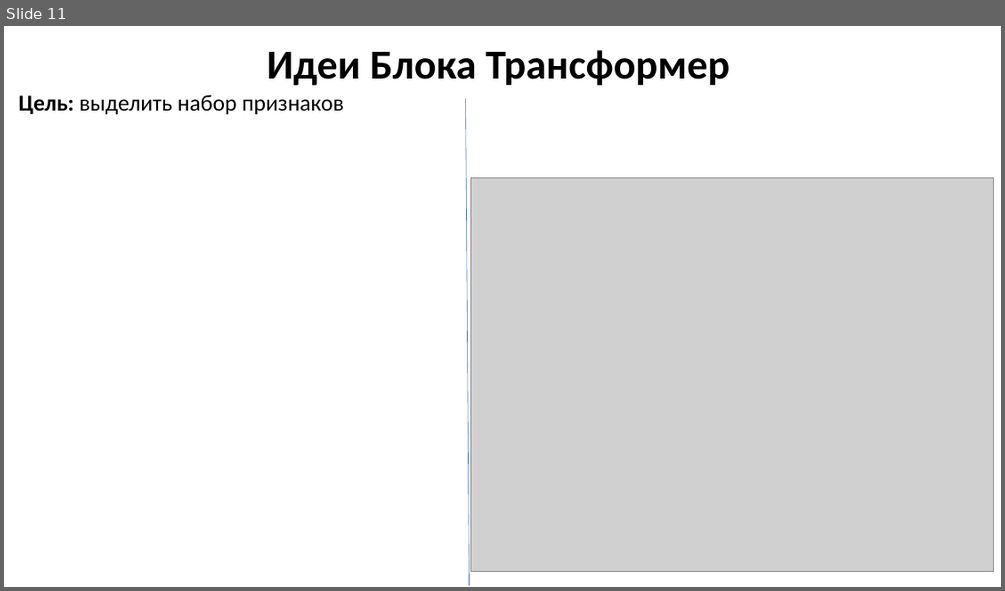
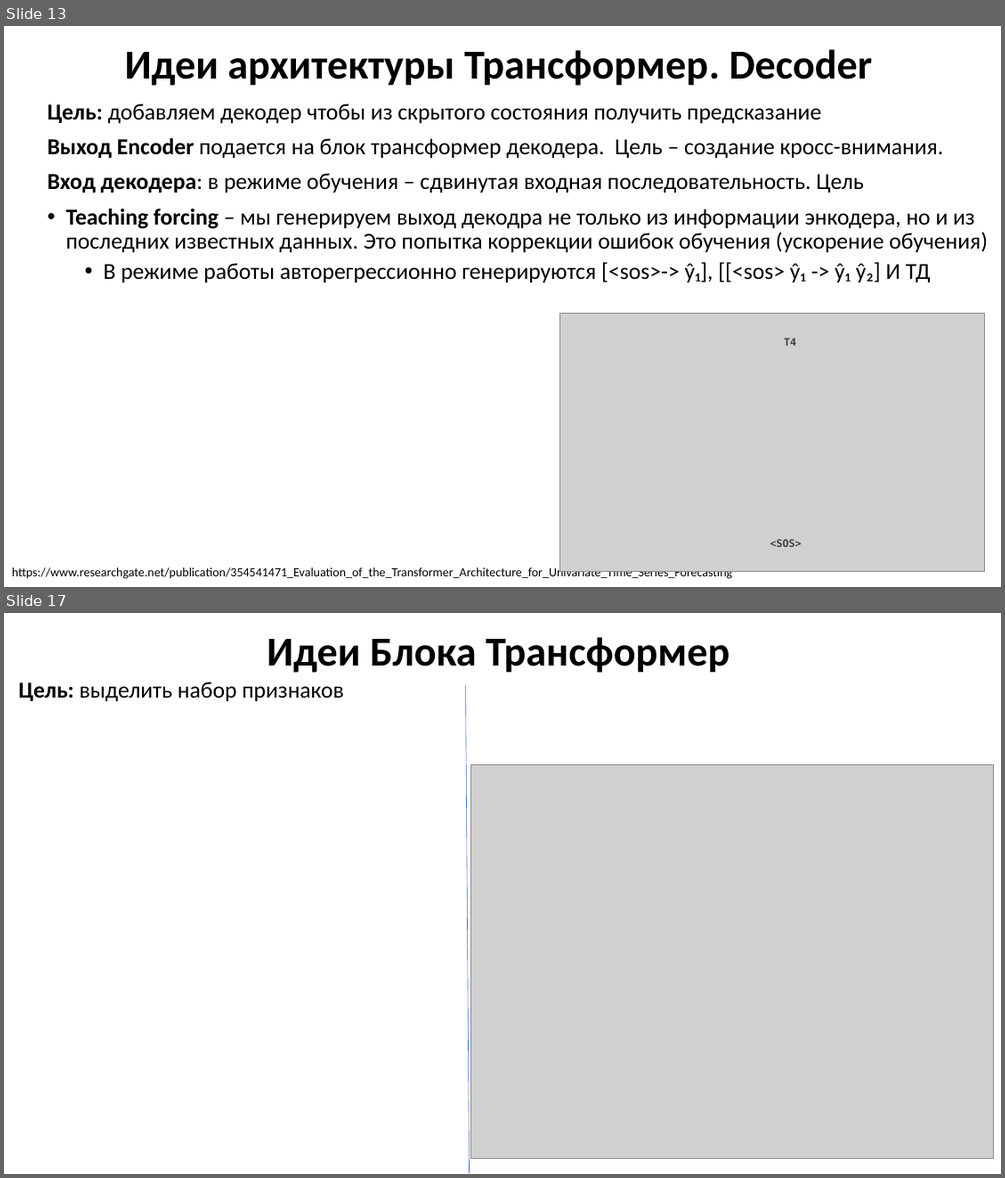
Before and after one commit to MVRonkin/TimeSeriesCourse, a slide deck: 2025/LEC/07-3 Transformers.pptx. Shown one above the other, each under a label of ours: slide 11 before the commit, slides 13 and 17 after it; the slides between them are not shown. The pictures are 1005x591 and 1005x1178 pixels, drawn with LibreOffice and Linux fonts; fonts in the diff are those of the drawing; grey boxes stand for pictures. Boxes give left, top, right and bottom in pixels: in the first picture for what was removed or moved away, otherwise in the second. Text is boxed around its words. In the diff, an @@ line names an element or a change of style, - is before the commit and + after.

```diff
--- a/2025/LEC/07-3 Transformers.pptx
+++ b/2025/LEC/07-3 Transformers.pptx
@@ slide 13 added at (4,26,1001,587), background #FFFFFF @@
@@ title added at (125,49,873,86), 39.6 pt, text #000000, bold @@
+Идеи архитектуры Трансформер. Decoder
@@ text added at (48,103,987,282), 22 pt, text #000000 @@
+Цель: добавляем декодер чтобы из скрытого состояния получить предсказание
+Выход Encoder подается на блок трансформер декодера. Цель – создание кросс-внимания.
+Вход декодера: в режиме обучения – сдвинутая входная последовательность. Цель
+• Teaching forcing – мы генерируем выход декодра не только из информации энкодера, но и из последних известных данных. Это попытка коррекции ошибок обучения (ускорение обучения)
+  • В режиме работы авторегрессионно генерируются [<sos>-> ŷ₁], [[<sos> ŷ₁ -> ŷ₁ ŷ₂] И ТД
@@ picture added at (559,313,985,572) @@
@@ text added at (784,338,796,346), 10 pt, text #404040, bold @@
+T4
@@ text added at (770,539,801,547), 10 pt, text #404040, bold @@
+<SOS>
@@ text added at (12,565,732,579), 12 pt, text #000000 @@
+https://www.researchgate.net/publication/354541471_Evaluation_of_the_Transformer_Architecture_for_Univariate_Time_Series_Forecasting
@@ what was slide 11 is now slide 17 @@
```
Also in this commit, not shown: 2 slides changed, 5 other slides added.
